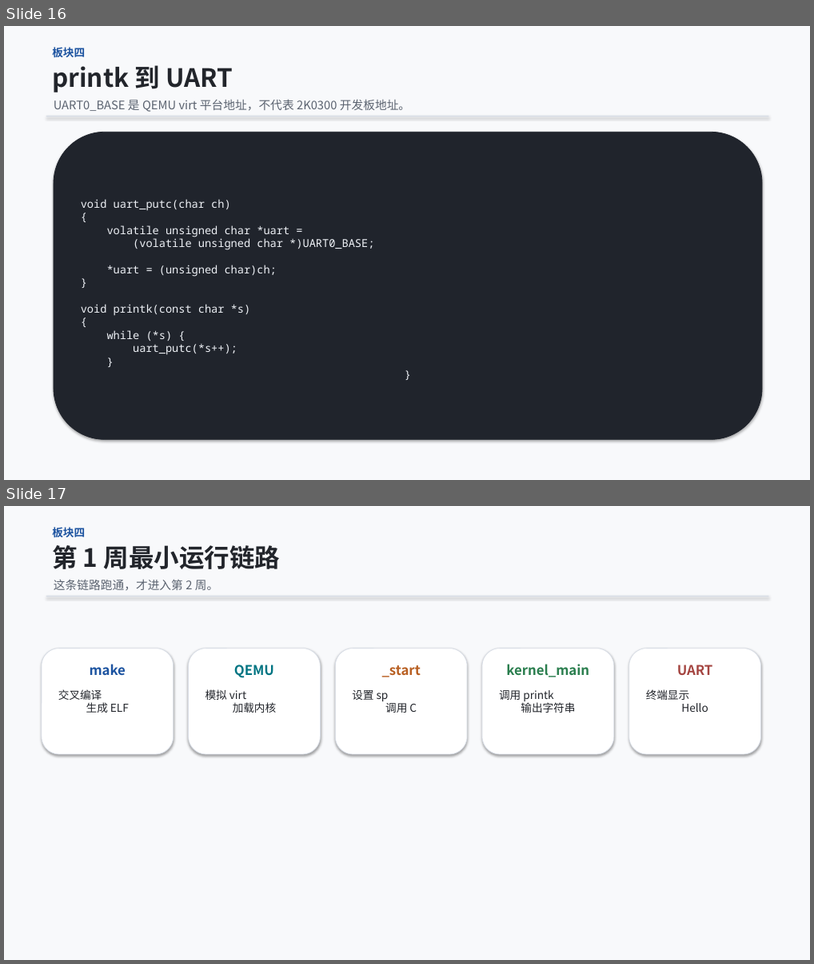
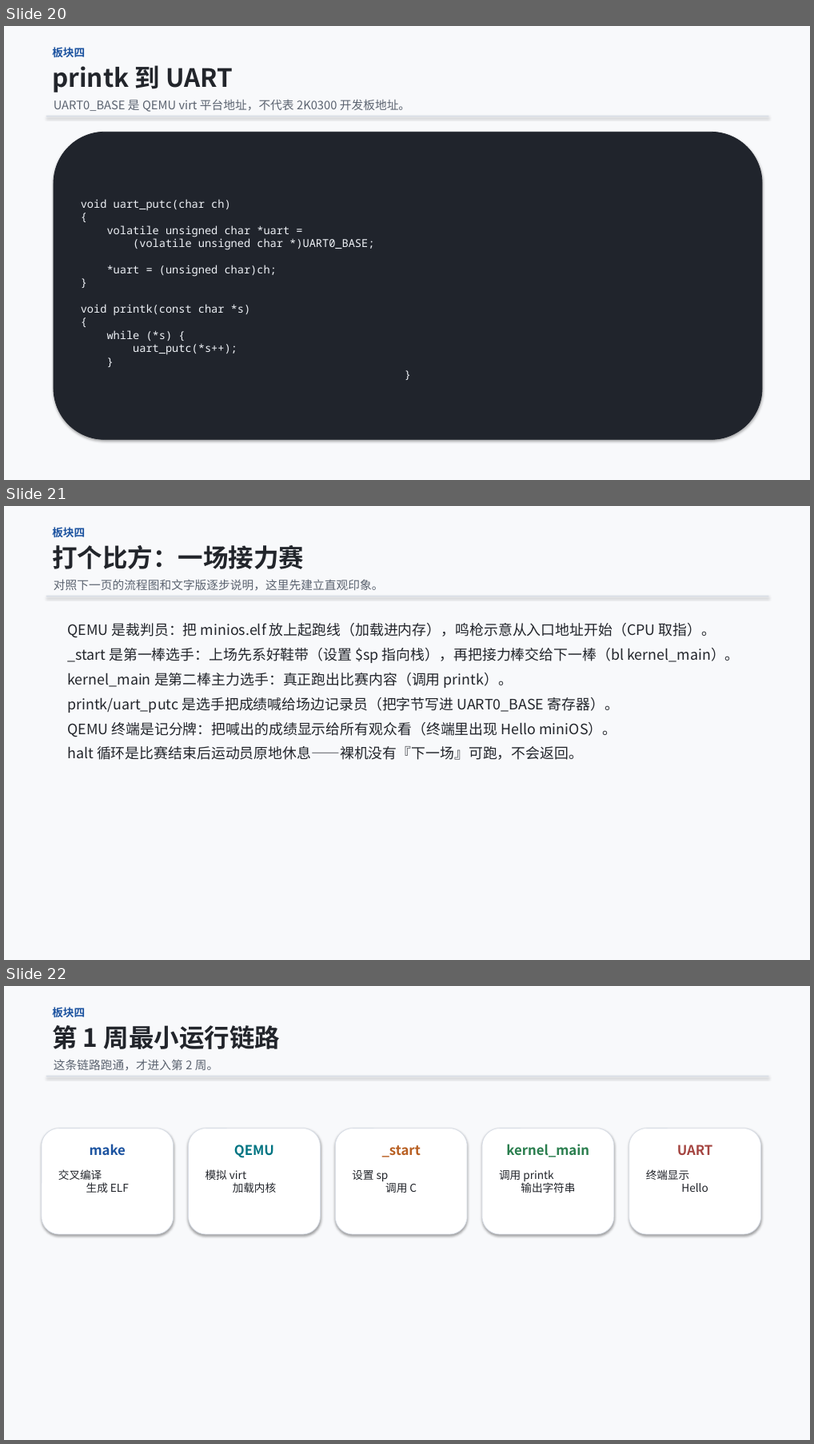
Before and after one commit to cxi218447-byte/miniOS, a slide deck: docs/week01/week01_qemu_hello_course.pptx. Shown one above the other, each under a label of ours: slides 16 and 17 before the commit, slides 20, 21 and 22 after it. The pictures are 814x964 and 814x1444 pixels, drawn with LibreOffice and Linux fonts; fonts in the diff are those of the drawing. Boxes give left, top, right and bottom in pixels: in the first picture for what was removed or moved away, otherwise in the second. Text is boxed around its words. In the diff, an @@ line names an element or a change of style, - is before the commit and + after.

```diff
--- a/docs/week01/week01_qemu_hello_course.pptx
+++ b/docs/week01/week01_qemu_hello_course.pptx
@@ slide 21 added at [4, 506, 810, 960], background #F8F9FB @@
@@ text added at [52, 527, 85, 537], 13 pt, text #1C53A0, bold @@
+板块四
@@ text added at [52, 545, 304, 569], 30 pt, text #22252B, bold @@
+打个比方：一场接力赛
@@ rectangle added at [46, 596, 770, 596], fill #D8DDE6 @@
@@ text added at [54, 579, 384, 591], 14 pt, text #5B6370 @@
+对照下一页的流程图和文字版逐步说明，这里先建立直观印象。
@@ text added at [67, 623, 740, 760], 17 pt, text #22252B @@
+QEMU 是裁判员：把 minios.elf 放上起跑线（加载进内存），鸣枪示意从入口地址开始（CPU 取指）。
+_start 是第一棒选手：上场先系好鞋带（设置 $sp 指向栈），再把接力棒交给下一棒（bl kernel_main）。
+kernel_main 是第二棒主力选手：真正跑出比赛内容（调用 printk）。
+printk/uart_putc 是选手把成绩喊给场边记录员（把字节写进 UART0_BASE 寄存器）。
+QEMU 终端是记分牌：把喊出的成绩显示给所有观众看（终端里出现 Hello miniOS）。
+halt 循环是比赛结束后运动员原地休息——裸机没有『下一场』可跑，不会返回。
@@ what was slide 16 is now slide 20 @@
@@ what was slide 17 is now slide 22 @@
```
Also in this commit, not shown: 2 slides changed, 4 other slides added, 1 other file.
